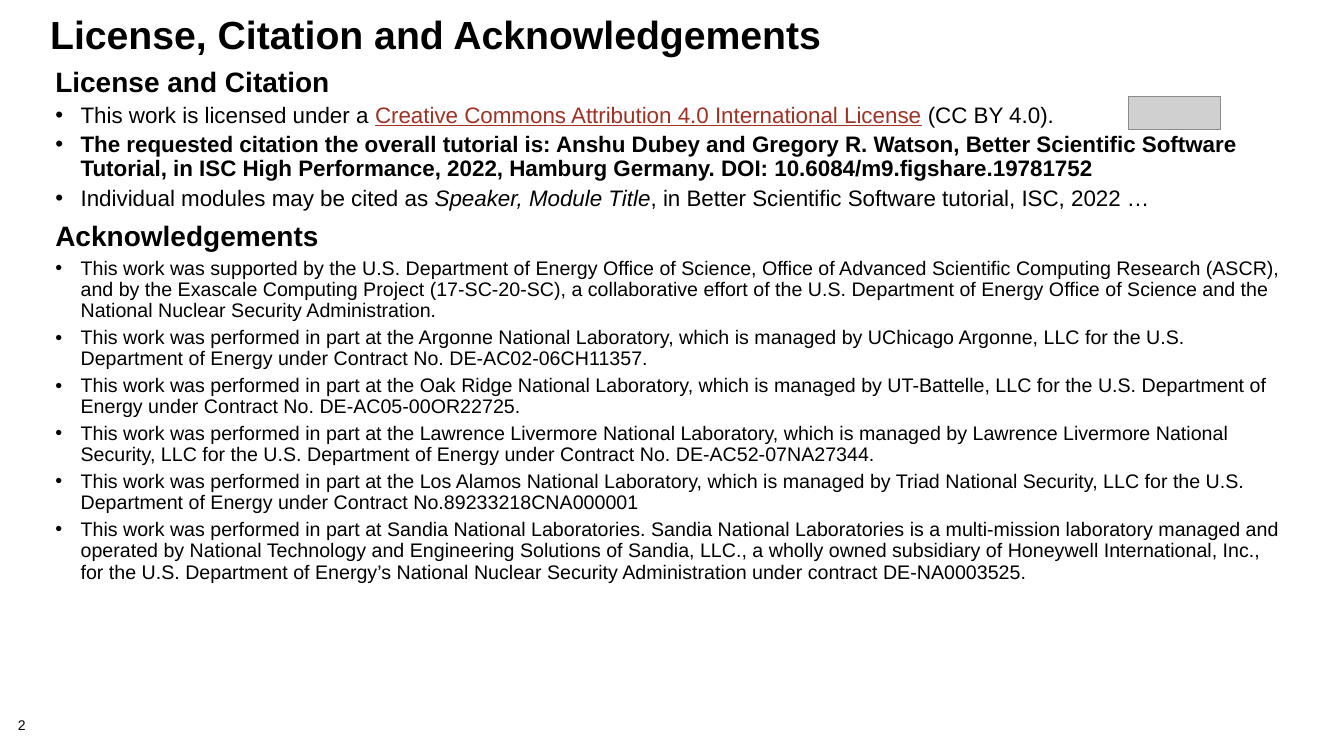
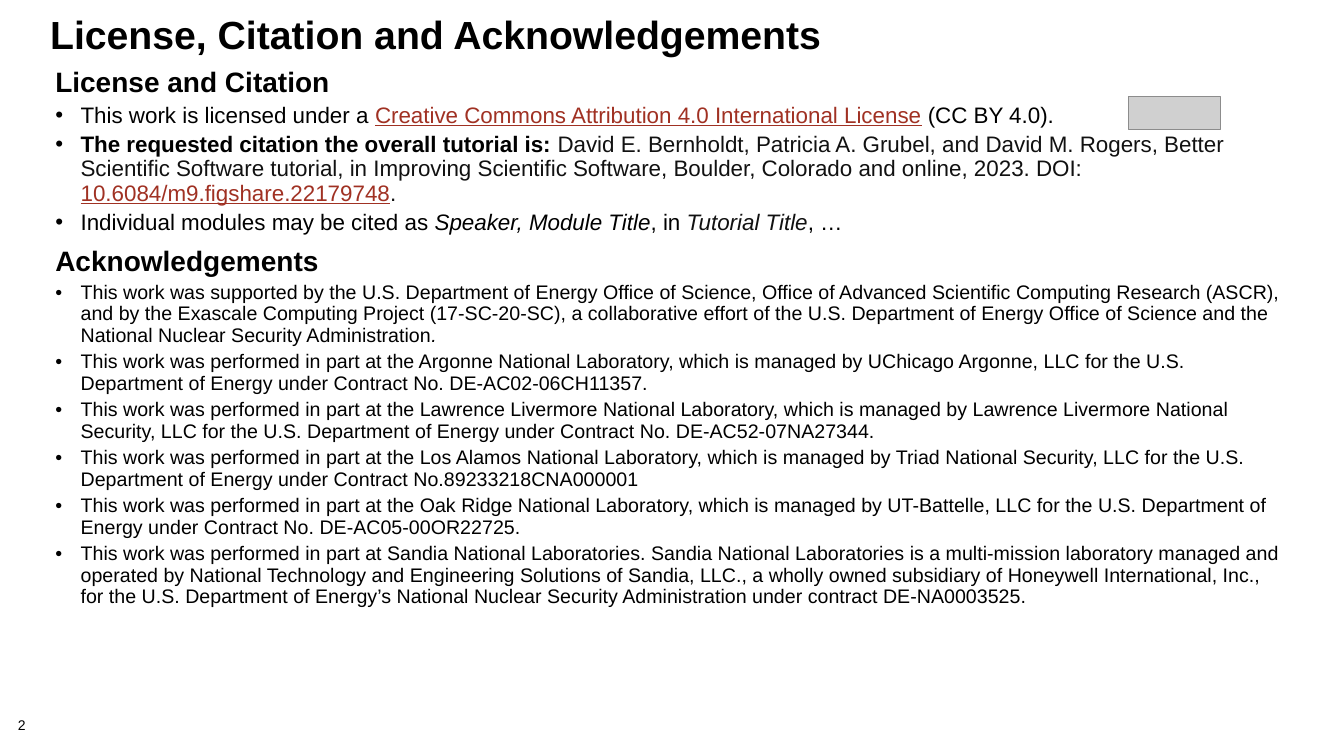
Before and after one commit to bssw-tutorial/presentations, a slide deck: slide 2 of overview.pptx. Drawn at 1344x756 pixels with LibreOffice and Linux fonts; fonts in the diff are those of the drawing; grey boxes stand for pictures; background and template pictures are left out. Boxes give left, top, right and bottom in pixels: in the first picture for what was removed or moved away, otherwise in the second. Text is boxed around its words. In the diff, an @@ line names an element or a change of style, - is before the commit and + after.

```diff
--- a/overview.pptx
+++ b/overview.pptx
@@ text at bbox=[81, 135, 1224, 235]: text changed; text colour #000000 to #111111; bold off @@
-• The requested citation the overall tutorial is: Anshu Dubey and Gregory R. Watson, Better Scientific Software Tutorial, in ISC High Performance, 2022, Hamburg Germany. DOI: 10.6084/m9.figshare.19781752
-• Individual modules may be cited as Speaker, Module Title, in Better Scientific Software tutorial, ISC, 2022 …
+• The requested citation the overall tutorial is: David E. Bernholdt, Patricia A. Grubel, and David M. Rogers, Better Scientific Software tutorial, in Improving Scientific Software, Boulder, Colorado and online, 2023. DOI: 10.6084/m9.figshare.22179748.
+• Individual modules may be cited as Speaker, Module Title, in Tutorial Title, …
@@ text at bbox=[81, 377, 1266, 417]: paragraph removed @@
-• This work was performed in part at the Oak Ridge National Laboratory, which is managed by UT-Battelle, LLC for the U.S. Department of Energy under Contract No. DE-AC05-00OR22725.
@@ text at bbox=[81, 497, 1266, 538]: paragraph added @@
+• This work was performed in part at the Oak Ridge National Laboratory, which is managed by UT-Battelle, LLC for the U.S. Department of Energy under Contract No. DE-AC05-00OR22725.
```
Also in this commit, not shown: 5 other slides changed, 8 other files.
